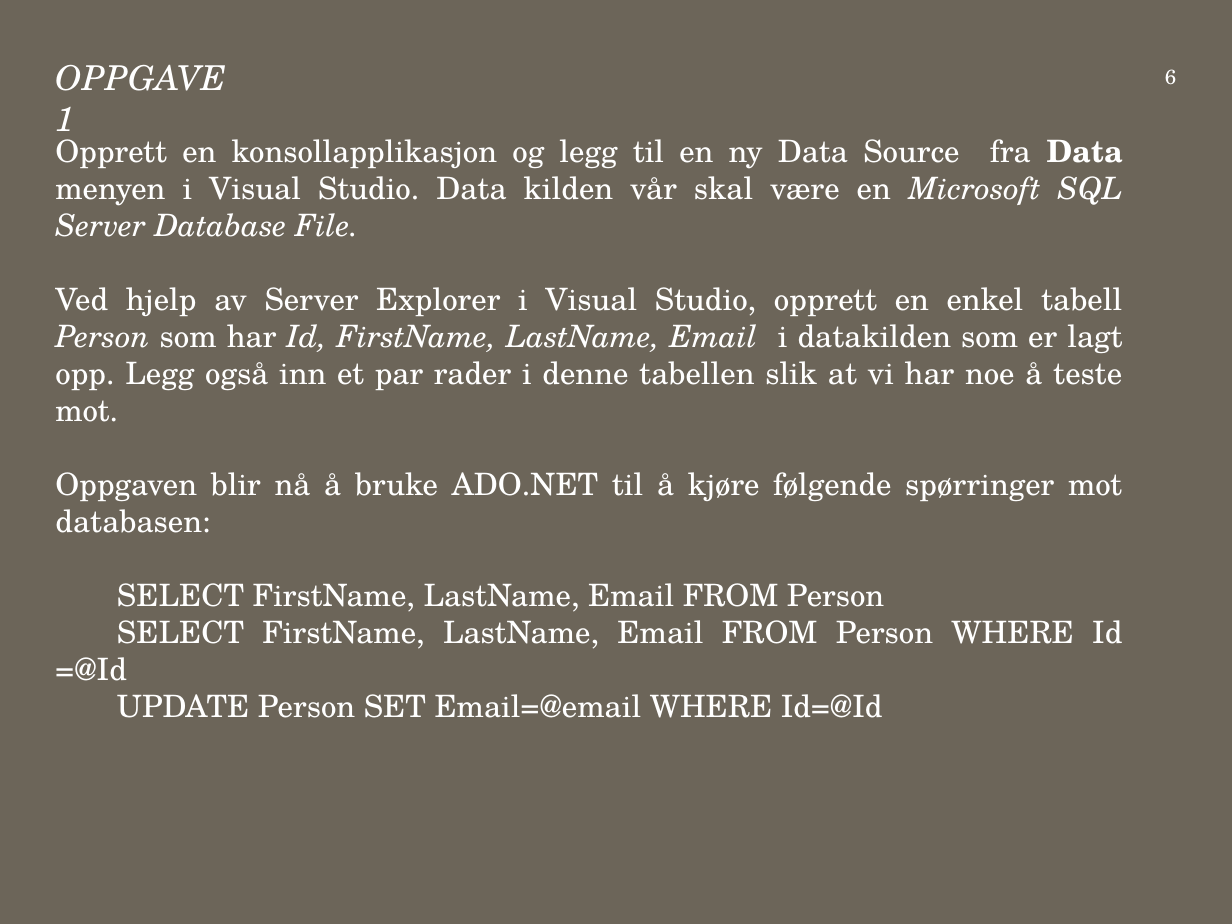
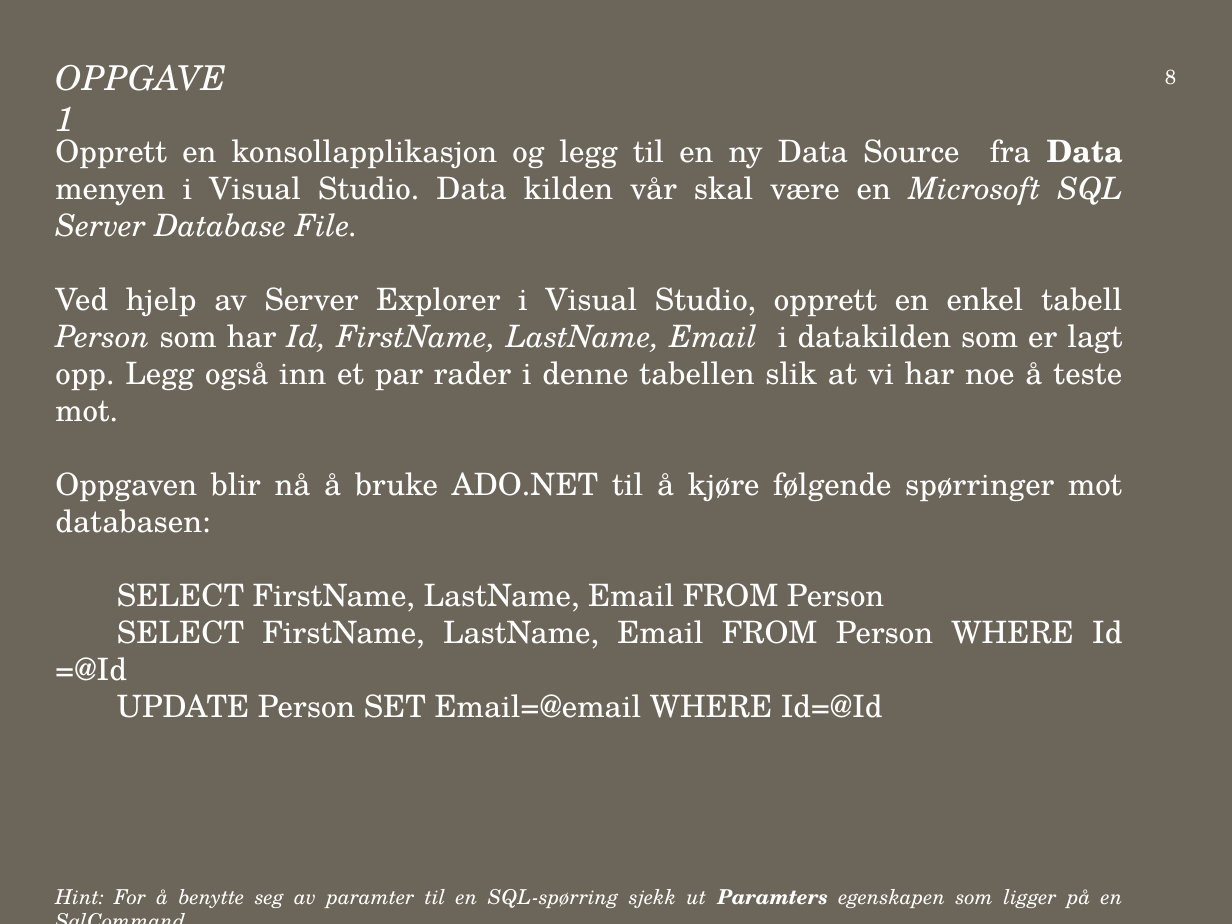
Before and after one commit to bekk/dotnetkurs, a slide deck: slide 8 of persistingData/persistingData.pptx (slide 6 before the commit). Drawn at 1232x924 pixels with LibreOffice and Linux fonts; fonts in the diff are those of the drawing. Boxes give left, top, right and bottom in pixels: in the first picture for what was removed or moved away, otherwise in the second. Text is boxed around its words. In the diff, an @@ line names an element or a change of style, - is before the commit and + after.

```diff
--- a/persistingData/persistingData.pptx
+++ b/persistingData/persistingData.pptx
@@ page number at (x1=1165, y1=69, x2=1176, y2=85): text changed @@
-6
+8
@@ text at (x1=55, y1=889, x2=1123, y2=908): paragraph added @@
+Hint: For å benytte seg av paramter til en SQL-spørring sjekk ut Paramters egenskapen som ligger på en SqlCommand.
```
Also in this commit, not shown: 1 other slide changed, 3 slides added, 1 slide removed, 15 other files.
